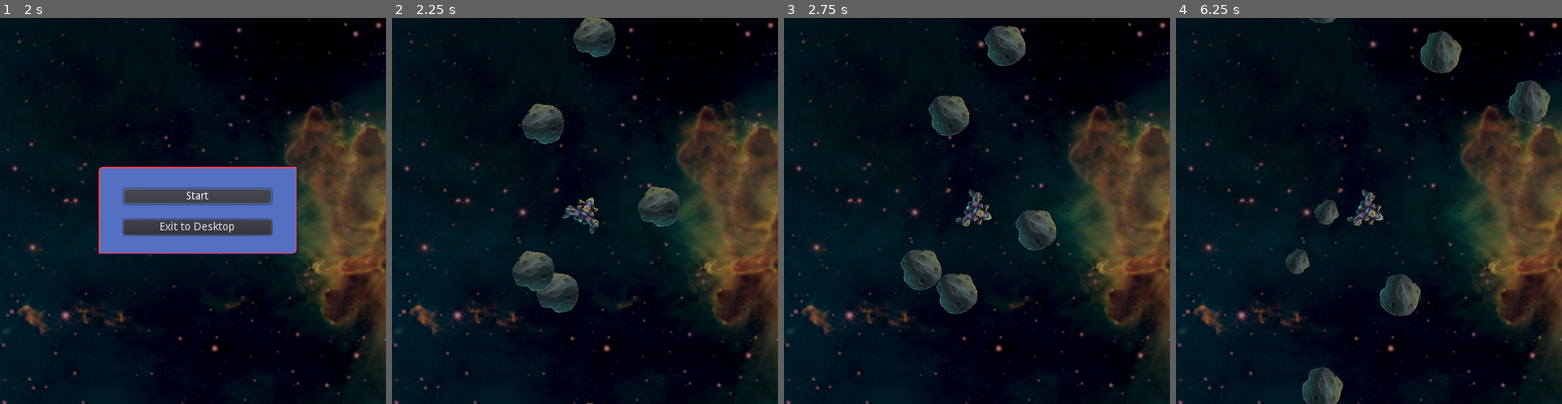
Above: before the commit, frames 1-4 (left to right).
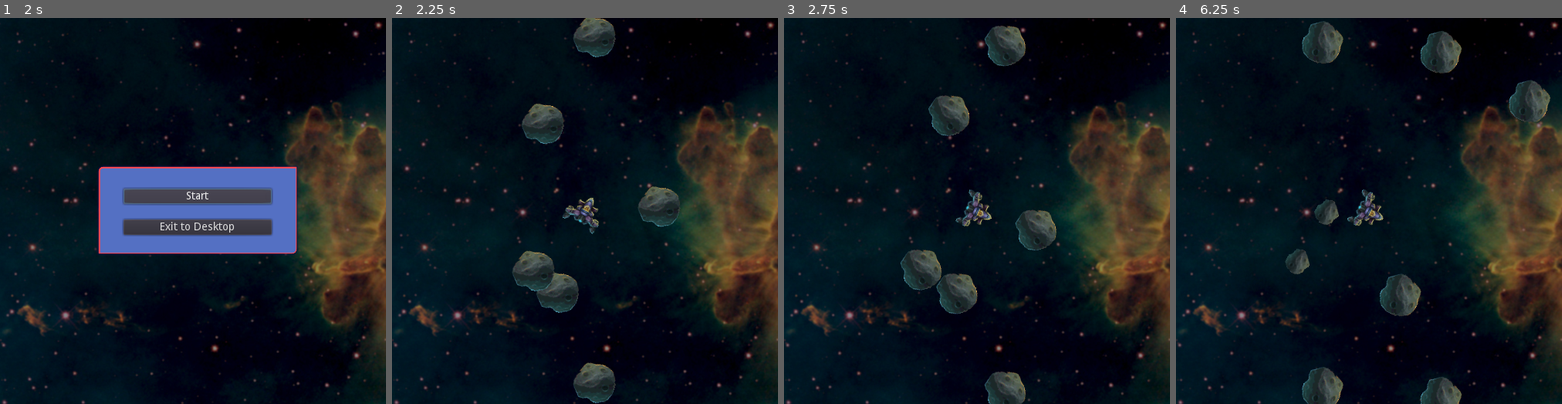
Above: after the commit, the same moments.

Repository: leddkire/godot-asteroids
Game: Godot game, scene res://StartOfGame.tscn
Two runs of this game, one before a commit and one after it. Both use one fixed random seed, a clock stepped at 60 frames per second and the inputs below.
Inputs (mouse positions are in pixels of both pictures, inside the frame that each line leads up to):
- Up to frame 1 (2 s): click "Start" at 0.5 s; click "Start" at 1.25 s
- Up to frame 2 (2.25 s): tap Enter at 2 s; move the mouse to (669, 191) at 2.02 s; hold Right (move_right) from 2.03 s (still down); hold Space (shoot_projectile) from 2.03 s (still down); click (669, 191) at 2.17 s
- Up to frame 3 (2.75 s): keep holding Right (move_right); keep holding Space (shoot_projectile)
- Up to frame 4 (6.25 s): release Right (move_right) at 2.75 s; release Space (shoot_projectile) at 2.75 s; drag from (1291, 230) to (1349, 288) at 2.77 s; move the mouse to (1407, 126) at 3.52 s; hold Right (move_right) 3.53-4.25 s; hold Space (shoot_projectile) 3.53-4.25 s; drag from (1349, 288) to (1253, 153) at 4.27 s; move the mouse to (1484, 268) at 5.02 s; hold Left (move_left) 5.03-5.75 s; hold Space (shoot_projectile) 5.03-5.75 s; drag from (1253, 153) to (1311, 114) at 5.77 s

Frame 1 is identical in both runs. In frame 2, 0.9% of the frame differs, in the area x 47-58%, y 89-100%; in frame 3, 0.7%; in frame 4, 1.5%, in the area x 32-74%, y 0-100%.

Commit message:
Refactor StartOfGame so that all dependencies are injected

Diff:
--- a/ScreenWrapController/ScreenWrapController.gd
+++ b/ScreenWrapController/ScreenWrapController.gd
@@ -12,9 +12,9 @@
 func _ready():
     self.set_name("ScreenWrapController")
 
-func _init(edges, entity_screen_wrap_rule, entity_screen_census: EntityCensus):
-    play_area_width = ProjectSettings.get_setting("display/window/size/width")
-    play_area_height = ProjectSettings.get_setting("display/window/size/height")
+func _init(edges, entity_screen_wrap_rule, entity_screen_census: EntityCensus, play_area_width: int, play_area_height: int):
+    self.play_area_width = play_area_width
+    self.play_area_height = play_area_height
     self.edges = edges
     self.entity_screen_wrap_rule = entity_screen_wrap_rule
     self.entity_screen_census = entity_screen_census
--- a/StartOfGame.gd
+++ b/StartOfGame.gd
@@ -10,31 +10,31 @@
     get_tree().paused = true
 
 func start_game():
-    create_screen_wrap_controller()
-    var ship = spawn_ship()
+    var wrap_rule : EntityScreenWrapRule = load("res://rules/screen_wrap/EntityScreenWrapRule.gd").new(play_area.x, play_area.y)
+    create_screen_wrap_controller(wrap_rule)
+    var ship = spawn_ship(wrap_rule)
     PlayerLives.initialize(ship)
     ship.wire_collision_with_asteroid($MainCamera, "moderate_shake")
-    spawn_asteroids()
+    spawn_asteroids(wrap_rule)
     get_tree().paused = false
 
-func spawn_ship():
+func spawn_ship(wrap_rule: EntityScreenWrapRule):
     var ship = ship_scene.instance()
     add_child(ship)
-    ship.initialize(center_of_screen())
+    ship.initialize(center_of_screen(), wrap_rule)
     return ship
 
 func center_of_screen():
     return Vector2(250,250)
 
-func spawn_asteroids():
-    var asteroid_factory: AsteroidFactory = AsteroidFactory.new()
-    var asteroid_spawning_rule: AsteroidSpawningRule = load("res://rules/position/AsteroidSpawningRule.gd").new(asteroid_factory, play_area.x, play_area.y)
+func spawn_asteroids(wrap_rule: EntityScreenWrapRule):
+    var asteroid_factory: AsteroidFactory = AsteroidFactory.new(wrap_rule)
+    var asteroid_spawning_rule: AsteroidSpawningRule = AsteroidSpawningRule.new(asteroid_factory, play_area.x, play_area.y)
     for _i in asteroids_to_spawn:
         asteroid_spawning_rule.spawn_asteroid(self, Vector2(200,320), Vector2(160,320))
 
-func create_screen_wrap_controller():
-    var wrap_rule : EntityScreenWrapRule = load("res://rules/screen_wrap/EntityScreenWrapRule.gd").new()
+func create_screen_wrap_controller(wrap_rule: EntityScreenWrapRule):
     var edges : Array = get_tree().get_nodes_in_group("edges")
     assert(edges.size() == 4)
-    var screen_wrap_controller = load("res://ScreenWrapController/ScreenWrapController.gd").new(edges,wrap_rule,EntityCensus)
+    var screen_wrap_controller = ScreenWrapController.new(edges,wrap_rule,EntityCensus, play_area.x, play_area.y)
     add_child(screen_wrap_controller)
--- a/asteroids/Asteroid.gd
+++ b/asteroids/Asteroid.gd
@@ -24,7 +24,6 @@
 
 
 var splitting_rule: AsteroidSplittingRule
-var screenwrap_rule: EntityScreenWrapRule
 var asteroid_instances = []
 
 onready var ignoring_signals = false
@@ -33,18 +32,16 @@
 signal asteroid_destroyed
 
 func _ready():
-    AsteroidConfiguration.autowire(self)
-    assert(splitting_rule != null)
-    assert(screenwrap_rule != null)
     for child in get_children():
         var asteroid_screen_instance = child as AsteroidScreenInstance
         if asteroid_screen_instance != null:
             asteroid_screen_instance.connect("asteroid_hit_by_bullet", self, "_on_asteroid_hit_by_bullet")
             asteroid_instances.push_front(asteroid_screen_instance)
 
-func initialize(initial_position: Vector2, initial_size: String):
+func initialize(splitting_rule: AsteroidSplittingRule, screenwrap_rule: EntityScreenWrapRule, initial_position: Vector2, initial_size: String):
     self.size = initial_size
     self.screen_id = EntityCensus.issue_new_id()
+    self.splitting_rule = splitting_rule
 
     var x_velocity = randi() % 60
     var y_velocity = randi() % 60
--- a/asteroids/AsteroidConfiguration.gd
+++ /dev/null
@@ -1,8 +0,0 @@
-extends Node
-
-onready var splitting_rule = preload("res://rules/splitting/AsteroidSplittingRule.gd").new()
-onready var screenwrap_rule = preload("res://rules/screen_wrap/EntityScreenWrapRule.gd").new()
-
-func autowire(asteroid):
-    asteroid.splitting_rule = splitting_rule
-    asteroid.screenwrap_rule = screenwrap_rule
--- a/asteroids/AsteroidFactory.gd
+++ b/asteroids/AsteroidFactory.gd
@@ -1,13 +1,17 @@
 class_name AsteroidFactory
 
 var scene
+var screenwrap_rule: EntityScreenWrapRule
 
-func _init():
+
+func _init(screenwrap_rule: EntityScreenWrapRule):
     self.scene = load("res://asteroids/Asteroid.tscn")
+    self.screenwrap_rule = screenwrap_rule
 
 func create(parent_node: Node, position: Vector2, size: String):
     var new_asteroid = scene.instance()
     new_asteroid.connect("asteroid_destroyed", EndGameRule, "_on_asteroid_destroyed")
     parent_node.add_child(new_asteroid)
-    new_asteroid.initialize(position, size)
+    var splitting_rule = load("res://rules/splitting/AsteroidSplittingRule.gd").new(self)
+    new_asteroid.initialize(splitting_rule, screenwrap_rule, position, size)
     return new_asteroid
--- a/asteroids/AsteroidScreenInstance.gd
+++ b/asteroids/AsteroidScreenInstance.gd
@@ -3,7 +3,6 @@
 
 var screen_id
 onready var splitting_rule_resource = load("res://rules/splitting/AsteroidSplittingRule.gd")
-var splitting_rule: AsteroidSplittingRule
 
 signal asteroid_hit_by_bullet
 
@@ -12,7 +11,6 @@
 func _ready():
     self.custom_integrator = false
     add_to_group(GroupConstants.DRIFTS)
-    self.splitting_rule = splitting_rule_resource.new()
 
 func set_new_position(pos: Vector2):
     var current_velocity = self.linear_velocity
@@ -29,9 +27,6 @@
 func pulverize():
     queue_free()
 
-func can_be_split() -> bool:
-    return splitting_rule.can_be_split(self)
-
 func split():
     emit_signal("asteroid_hit_by_bullet")
 
--- a/project.godot
+++ b/project.godot
@@ -109,7 +109,6 @@
 GroupConstants="*res://GroupConstants.gd"
 EntityCensus="*res://screen/EntityCensus.gd"
 PlayerLives="*res://lives/player/PlayerLives.gd"
-AsteroidConfiguration="*res://asteroids/AsteroidConfiguration.gd"
 EndGameRule="*res://rules/end/EndGameRule.gd"
 AsteroidCollisionPolygon="*res://asteroids/AsteroidCollisionPolygon.gd"
 
--- a/rules/screen_wrap/EntityScreenWrapRule.gd
+++ b/rules/screen_wrap/EntityScreenWrapRule.gd
@@ -4,9 +4,9 @@
 var PLAY_AREA_HEIGHT
 const SCREEN_ENTITIES_MINUS_CENTER = 8
 
-func _init():
-    PLAY_AREA_WIDTH = ProjectSettings.get_setting("display/window/size/width")
-    PLAY_AREA_HEIGHT = ProjectSettings.get_setting("display/window/size/height")
+func _init(play_area_height:int, play_area_width:int):
+    self.PLAY_AREA_WIDTH = play_area_height
+    self.PLAY_AREA_HEIGHT = play_area_width
 
 func reposition_around(new_center_instance,unduplicated_list):
     assert(unduplicated_list.size() == SCREEN_ENTITIES_MINUS_CENTER)
--- a/rules/splitting/AsteroidSplittingRule.gd
+++ b/rules/splitting/AsteroidSplittingRule.gd
@@ -20,8 +20,8 @@
     }
 }
 
-func _init():
-    factory = load("res://asteroids/AsteroidFactory.gd").new()
+func _init(factory: AsteroidFactory):
+    self.factory = factory
 
 func can_be_split(asteroid) -> bool:
     var next_size = asteroid_splitting_table[asteroid.size]["next_size"]
--- a/ship/ship.gd
+++ b/ship/ship.gd
@@ -2,7 +2,6 @@
 class_name Ship
 
 var instances = []
-onready var screenwrap_rule = preload("res://rules/screen_wrap/EntityScreenWrapRule.gd").new()
 var instance_signal_counter = 0
 signal ship_collided_with_asteroid
 var screen_id
@@ -30,7 +29,7 @@
         $Gun.play()
 
 
-func initialize(initial_position: Vector2):
+func initialize(initial_position: Vector2, screenwrap_rule: EntityScreenWrapRule):
     self.screen_id = EntityCensus.issue_new_id()
 
     for instance in instances:
